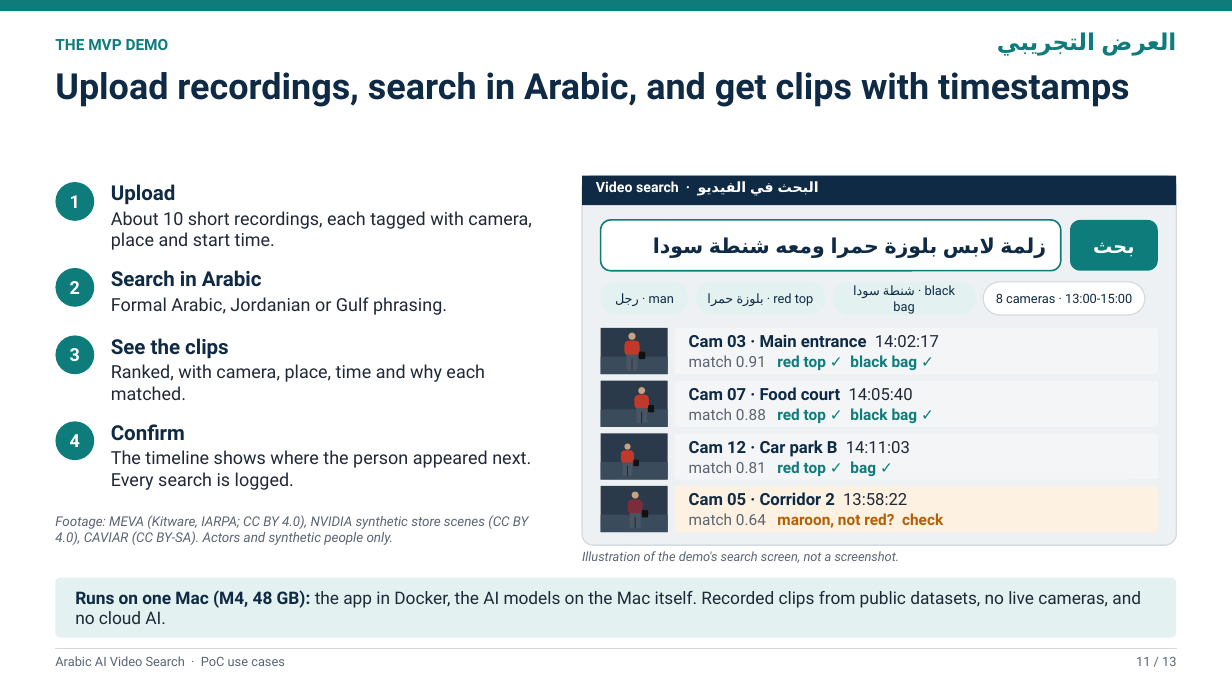
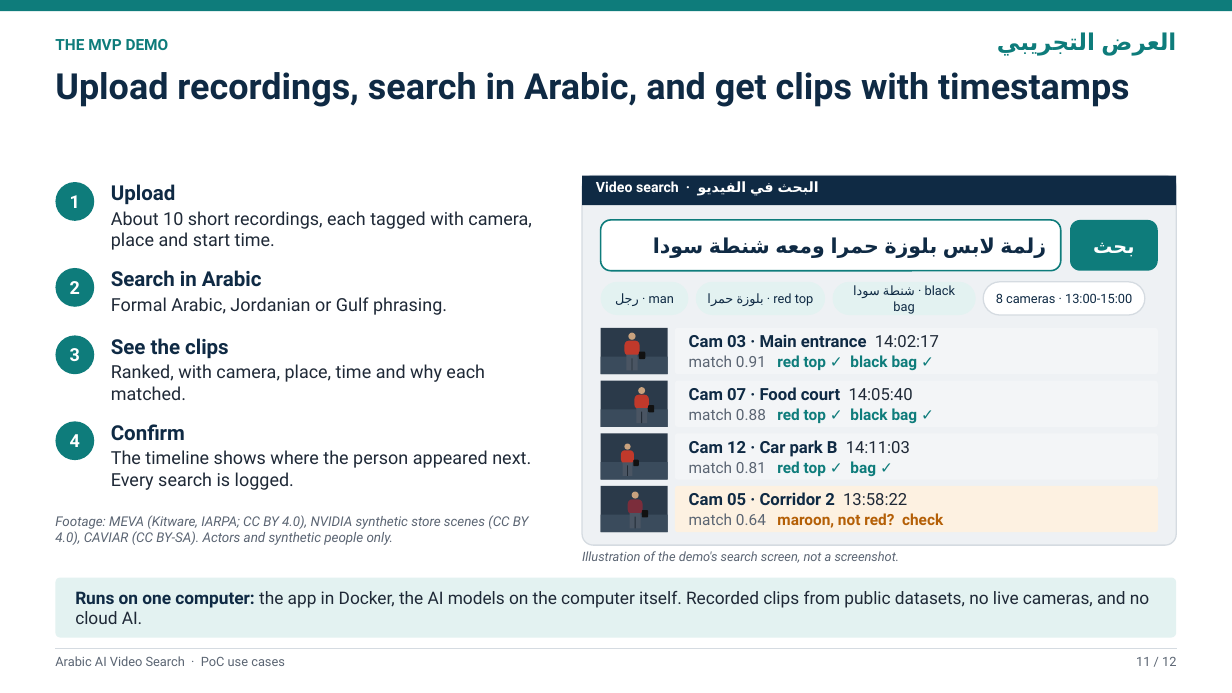
Before and after one commit to AhmadHammadPresight/arabic-video-search, a slide deck: slide 11 of docs/deck/arabic-video-search-use-cases.pptx. Drawn at 1232x693 pixels with LibreOffice and Linux fonts; fonts in the diff are those of the drawing. Boxes give left, top, right and bottom in pixels: in the first picture for what was removed or moved away, otherwise in the second. Text is boxed around its words. In the diff, an @@ line names an element or a change of style, - is before the commit and + after.

```diff
--- a/docs/deck/arabic-video-search-use-cases.pptx
+++ b/docs/deck/arabic-video-search-use-cases.pptx
@@ text in rounded rectangle at box(75, 591, 1149, 624): text changed @@
-Runs on one Mac (M4, 48 GB): the app in Docker, the AI models on the Mac itself. Recorded clips from public datasets, no live cameras, and no cloud AI.
+Runs on one computer: the app in Docker, the AI models on the computer itself. Recorded clips from public datasets, no live cameras, and no cloud AI.
@@ text at box(1136, 657, 1176, 666): text changed @@
-11 / 13
+11 / 12
```
Also in this commit, not shown: 10 other slides changed, 1 slide removed, 1 other file.
